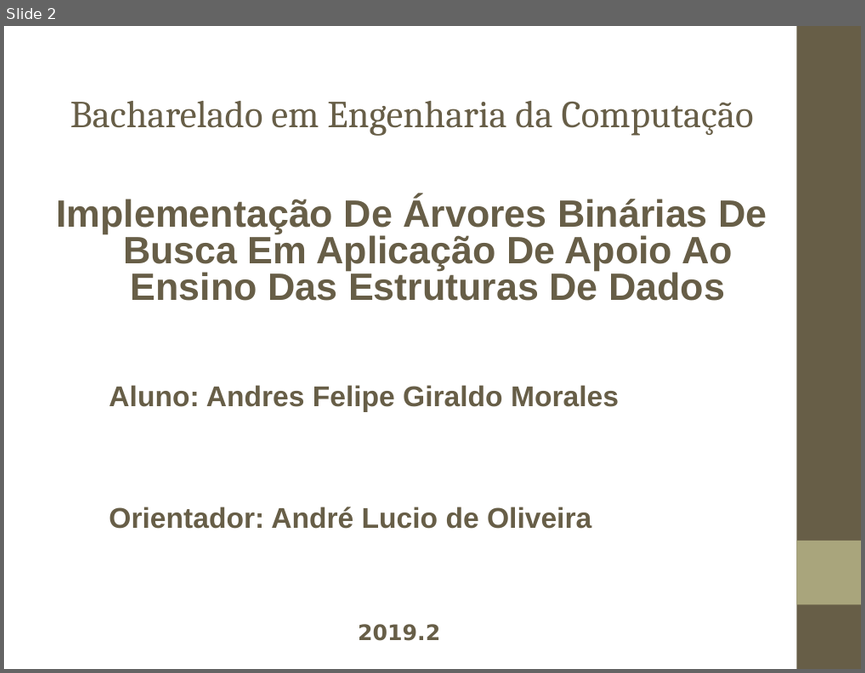
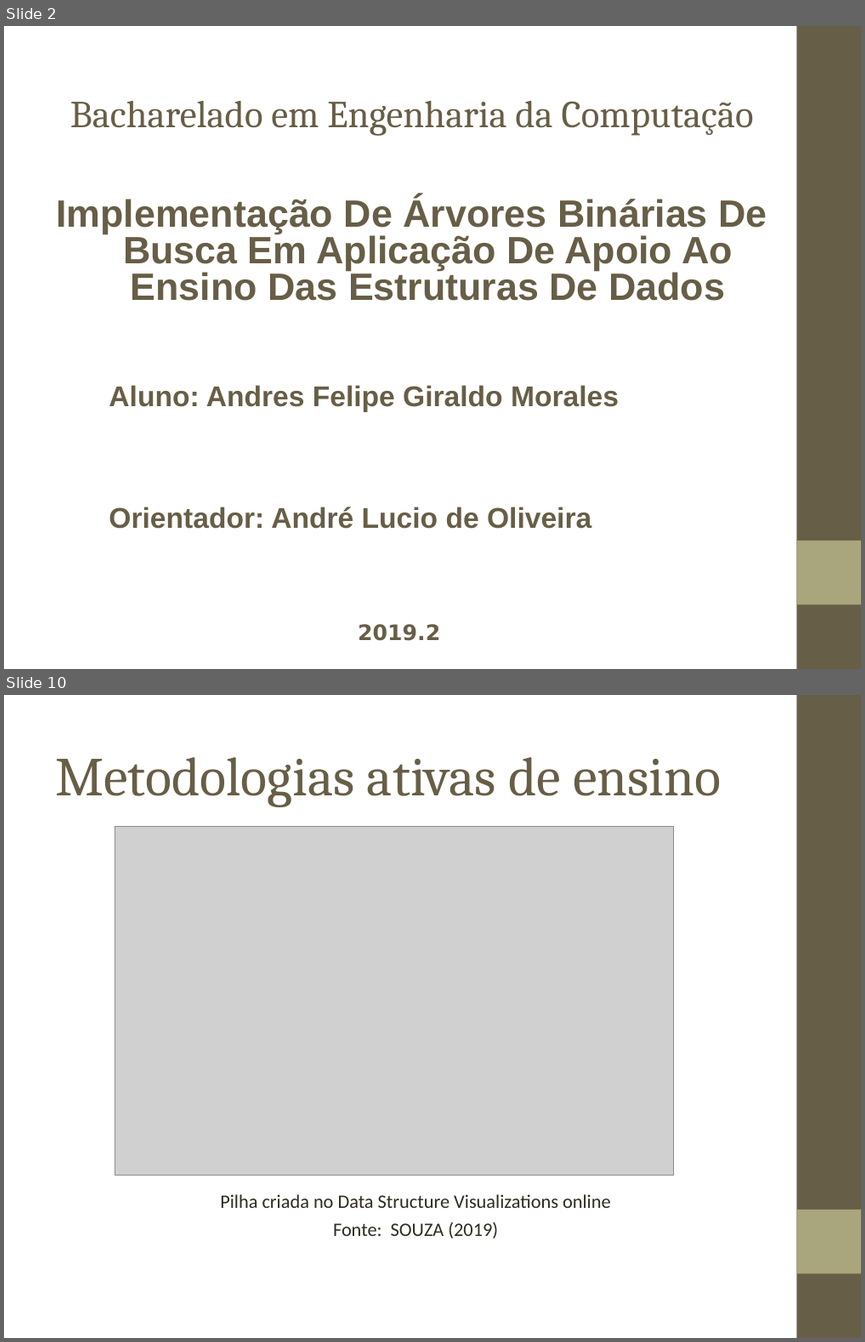
Before and after one commit to andresklr/monografia1902, a slide deck: Texto/Apresentação/Monografia 1902.ppt. Shown one above the other, each under a label of ours: slide 2 before the commit, slides 2 and 10 after it; the slides between them are not shown. The pictures are 865x673 and 865x1342 pixels, drawn with LibreOffice and Linux fonts; fonts in the diff are those of the drawing; grey boxes stand for pictures; background and template pictures are left out. Boxes give left, top, right and bottom in pixels: in the first picture for what was removed or moved away, otherwise in the second. Text is boxed around its words. In the diff, an @@ line names an element or a change of style, - is before the commit and + after.

```diff
--- a/Texto/Apresentação/Monografia 1902.ppt
+++ b/Texto/Apresentação/Monografia 1902.ppt
@@ slide 10 added at (4,695,861,1338), background picture (left out); not listed: 2 template elements that a slide beside it also shows @@
@@ title added at (55,757,721,807), 46 pt, text #675E47 @@
+Metodologias ativas de ensino
@@ picture added at (115,826,673,1174) @@
@@ text added at (220,1194,611,1238), 16 pt, text #2F2B20 @@
+Pilha criada no Data Structure Visualizations online
+Fonte: SOUZA (2019)
```
Also in this commit, not shown: 1 slide changed, 8 other slides added, 8 slides removed, 3 other files.
